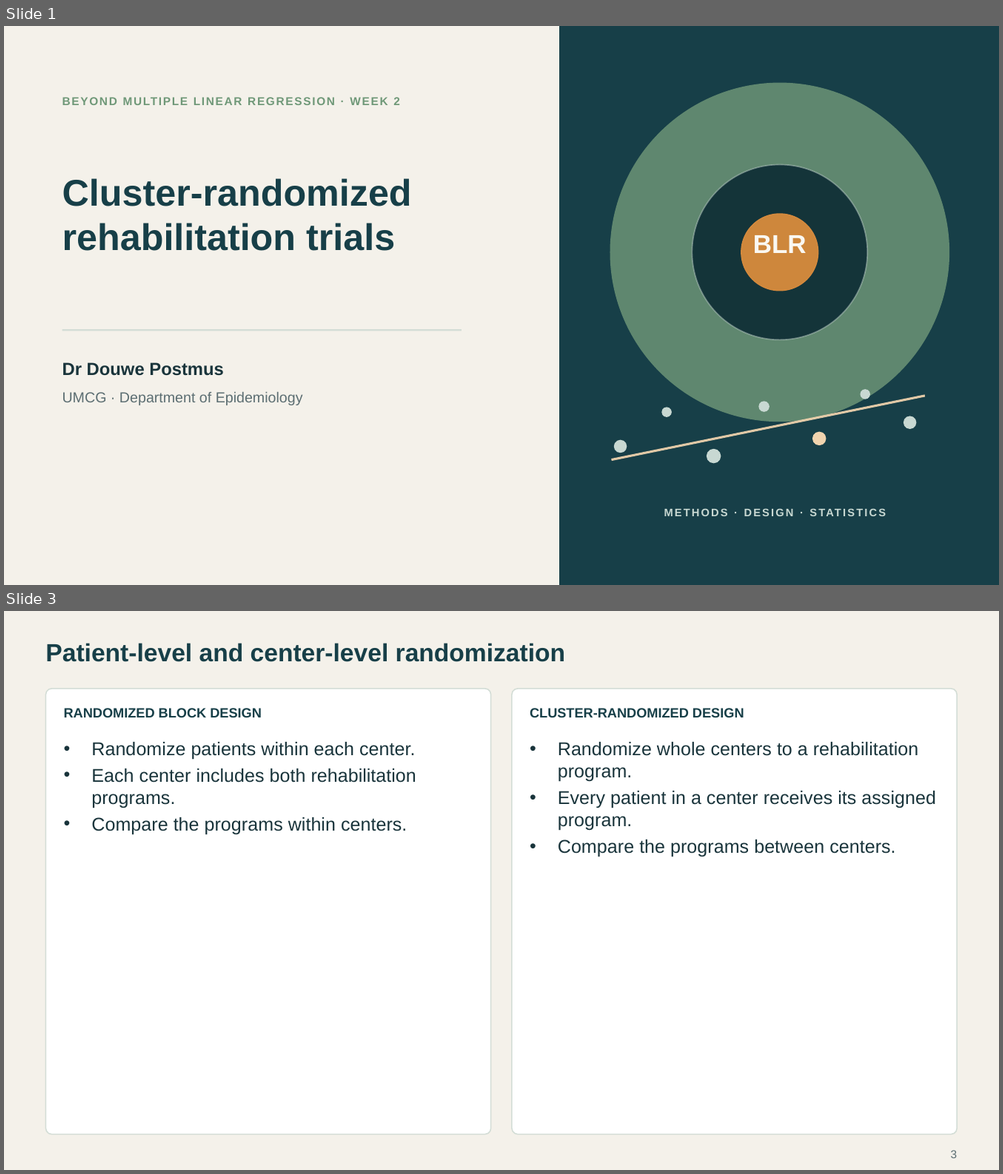
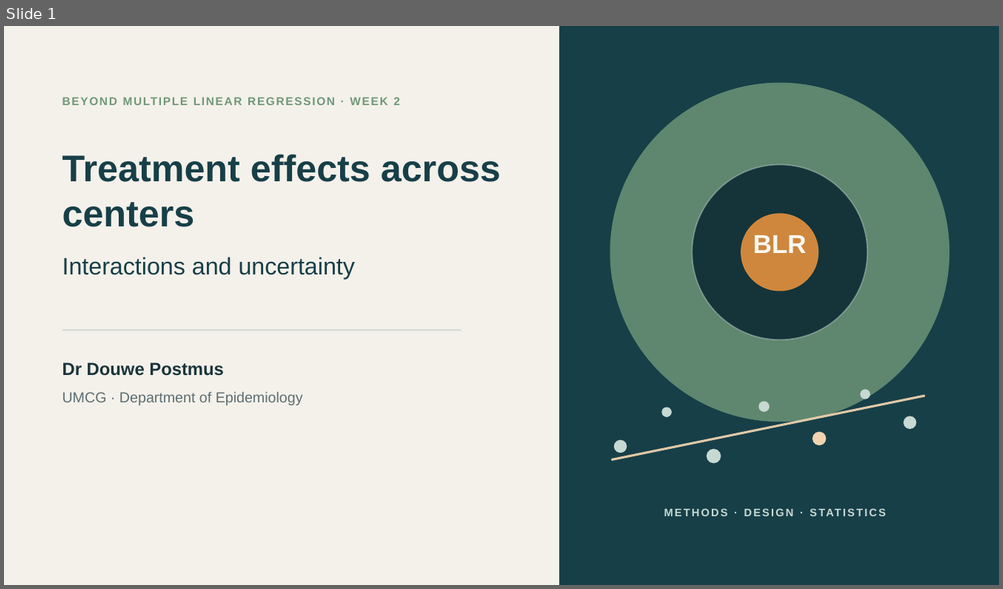
Before and after one commit to Postmus/BeyondMLR, a slide deck: lectures_2627/week2/Beyond_MLR_Week_2.pptx. Shown one above the other, each under a label of ours: slides 1 and 3 before the commit, slide 1 after it; the slides between them are not shown. The pictures are 1003x1174 and 1003x589 pixels, drawn with LibreOffice and Linux fonts; fonts in the diff are those of the drawing. Boxes give left, top, right and bottom in pixels: in the first picture for what was removed or moved away, otherwise in the second. Text is boxed around its words. In the diff, an @@ line names an element or a change of style, - is before the commit and + after.

Commit message:
Develop Week 2 lecture on treatment interactions and uncertainty

```diff
--- a/lectures_2627/week2/Beyond_MLR_Week_2.pptx
+++ b/lectures_2627/week2/Beyond_MLR_Week_2.pptx
@@ slide 3 removed at (4,611,999,1170), background #F4F1EA @@
@@ text removed at (45,643,565,662) @@
-Patient-level and center-level randomization
@@ rounded rectangle removed at (45,689,490,1135) @@
@@ rounded rectangle removed at (512,689,956,1135) @@
@@ text removed at (64,708,262,718) @@
-RANDOMIZED BLOCK DESIGN
@@ text removed at (529,708,744,718) @@
-CLUSTER-RANDOMIZED DESIGN
@@ text removed at (91,742,416,834) @@
-• Randomize patients within each center.
-• Each center includes both rehabilitation programs.
-• Compare the programs within centers.
@@ text removed at (558,742,936,857) @@
-• Randomize whole centers to a rehabilitation program.
-• Every patient in a center receives its assigned program.
-• Compare the programs between centers.
@@ page number removed at (950,1150,957,1159) @@
-3
@@ slide 1 changed as well @@
@@ text at (62,154,501,227): text changed @@
-Cluster-randomized rehabilitation trials
+Treatment effects across centers
@@ text added at (62,257,355,279), 23 pt, text #173F48 @@
+Interactions and uncertainty
```
Also in this commit, not shown: 25 slides added, 7 other slides removed, 53 other files.
